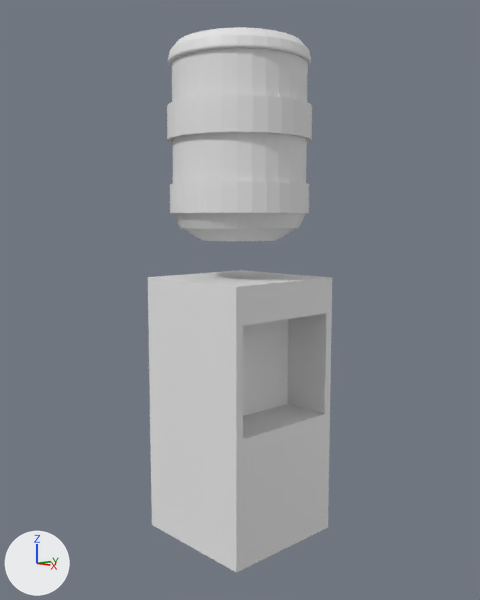
One commit to the Blender file OtherSaves/waterCooler.blend: the scene before it, then after it.
Before and after are seen from a 50 mm lens placed at (7.41, -6.97, 2.89), pointed at (0.01, 0.0, 1.65). The axes (+X, +Y, +Z) are drawn at lower left. The lights are the same throughout.
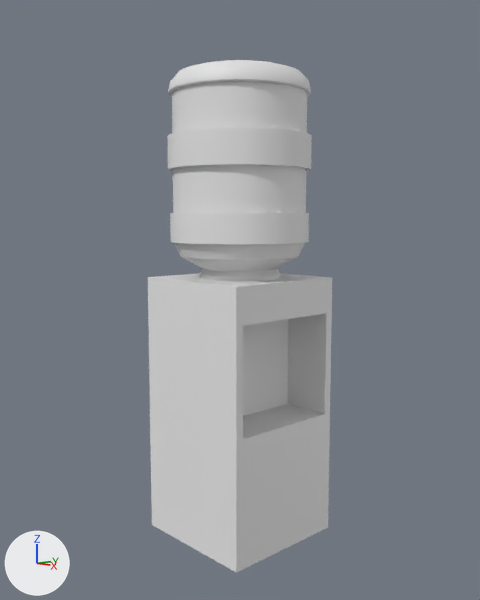
The edits, one by one:
me_cylinder is used by ob_cylinder; location (0.0, 0.0, 3.52).
me_cylinder had 608 vertices, 578 faces and spanned x -1.07..1.07, y -1.07..1.07, z -0.95..1.94.
me_cylinder now has 672 vertices, 642 faces and spans x -1.07..1.07, y -1.07..1.07, z -1.11..1.94.
Part 1, on me_cylinder:
1 face is deleted.
32 vertices are added at x -0.61..0.61, y -0.61..0.61, z -1.11.
32 new vertices lie (0.0, 0.0, 0.08) away from vertices in x -0.61..0.61, y -0.61..0.61, z -1.11.
65 new faces join them.
me_cylinder part 2: 577 kept faces spanning x -1.07..1.07, y -1.07..1.07, z -0.95..1.94 are now shaded smooth.
Object 'Cylinder' (ob_cylinder) moves from (0.0, 0.0, 3.52) to (0.0, 0.0, 3.09).

What differs and where, as boxes [x1, y1, x2, y2] in the pictures (480 x 600 px):
'Cylinder', reshaped, moved: before [167, 27, 312, 241]; after [167, 60, 312, 281]
part 1 of me_cylinder, built on: after [200, 269, 280, 281]
part 2 of me_cylinder, shading changed: before [167, 27, 312, 241]; after [167, 60, 312, 271]
